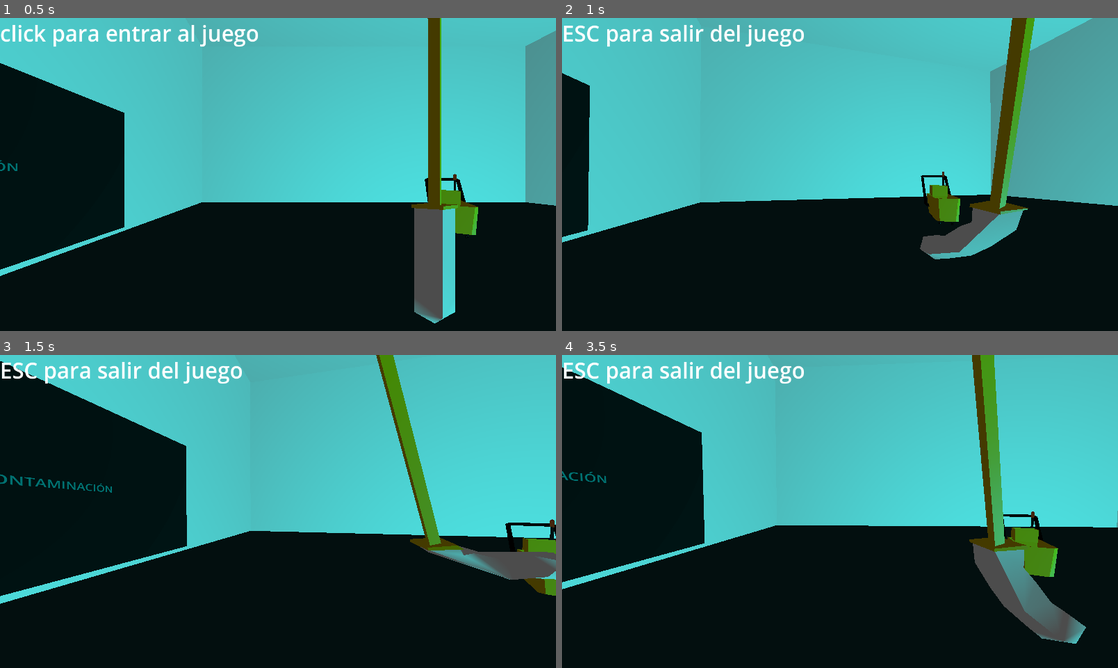
Above: before the commit, frames 1-4 (two rows, left to right).
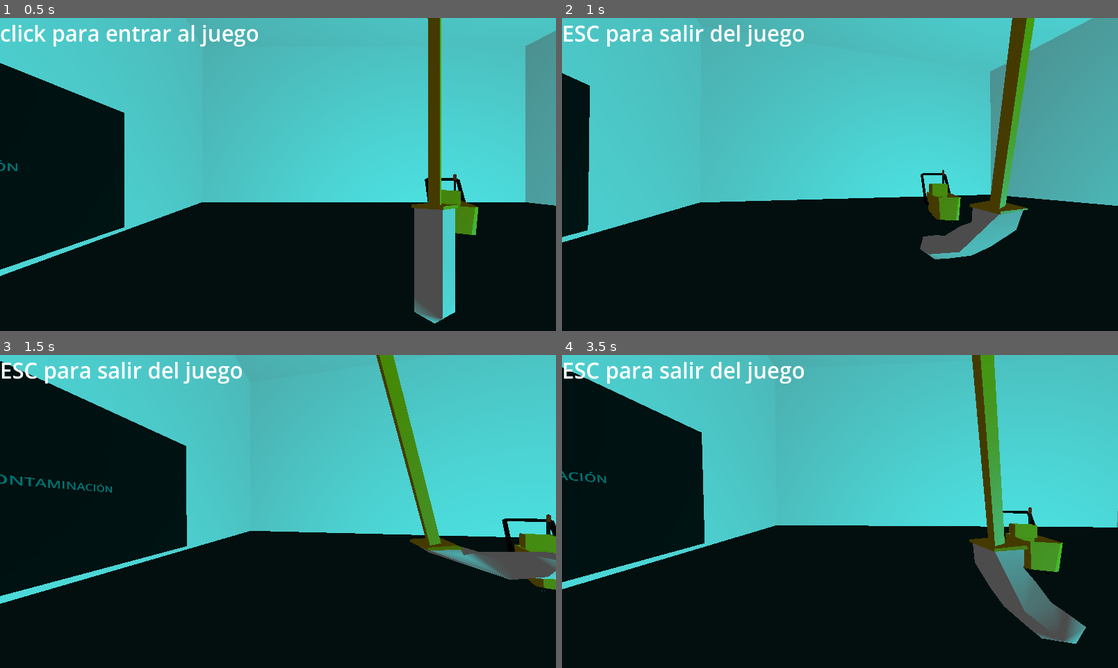
Above: after the commit, the same moments.

Repository: soetgdeznsgk/Nombre_Cherenkov
Game: Godot game, scene res://logic/scenes/levels/escenario.tscn
The game is run twice, just before and just after one commit, with the same random seed, the same clock (stepped at 60 frames per second) and the same inputs. The engine's default icon, where the game draws it, is replaced by a stand-in: a white triangle on a blue panel in a dark square.
Inputs (mouse positions are in pixels of both pictures, inside the frame that each line leads up to):
- Up to frame 1 (0.5 s): no input
- Up to frame 2 (1 s): tap Enter at 0.5 s; move the mouse to (867, 174) at 0.52 s; click (867, 174) at 0.67 s
- Up to frame 3 (1.5 s): move the mouse to (250, 511) at 1.27 s; click (250, 511) at 1.42 s
- Up to frame 4 (3.5 s): move the mouse to (851, 505) at 2.02 s; click (851, 505) at 2.17 s; tap Space at 2.75 s; move the mouse to (834, 517) at 2.77 s; click (834, 517) at 2.92 s

Frame 1 is identical in both runs. In frame 2, 0.1% of the frame differs, in the area x 64-72%, y 48-66%; in frame 3, 0.5%; in frame 4, 0.7%, in the area x 79-91%, y 48-71%.

Commit message:
limpio repo y codigo, fixes al nuevo balde

Diff:
--- a/logic/global_scripts/global_info.gd
+++ b/logic/global_scripts/global_info.gd
@@ -12,8 +12,9 @@
 
 # referencias jugador
 @onready var refPlayer : CharacterBody3D = get_tree().get_nodes_in_group("Jugador").front()
-@onready var refCamara : InteraccionesJugador = refPlayer.get_camera_ref()
+@onready var refCamara : InteraccionesJugador
 @onready var refTrapero : Mop = get_tree().get_nodes_in_group("Trapero").front()
+
 
 # info UI
 @onready var refUI : UI = get_tree().get_first_node_in_group("UI")
@@ -30,6 +31,8 @@
 func _ready() -> void:
 	add_child(timerInteractionBuffer)
 	timerInteractionBuffer.one_shot = true
+	await refPlayer.ready
+	refCamara = refPlayer.get_camera_ref()
 
 func _process(_delta: float) -> void:
 	playerPosition = refPlayer.position
@@ -64,3 +67,11 @@
 
 func start_interaction_buffer() -> void:
 	timerInteractionBuffer.start(NO_INTERACTION_TIME)
+
+func bucket_just_equipped() -> void:
+	refPlayer.realentizacion_balde = true
+	refCamara.interaction_raycast.enabled = false
+
+func bucket_just_unequipped() -> void:
+	refPlayer.realentizacion_balde = false
+	refCamara.interaction_raycast.enabled = true
--- a/logic/scenes/camarascript.gd
+++ b/logic/scenes/camarascript.gd
@@ -22,6 +22,7 @@
 
 @onready var interaction_raycast : RayCast3D = $RayCast3D
 @onready var bucket_remote_transform : RemoteTransform3D = $RemoteTransform3D_bucket
+var bucket_RT_dereferenced : bool = false
 var last_collision : Node
 
 func _ready():
@@ -49,6 +50,8 @@
 		time_locked += delta
 		look_at((global_position - pre_grab_camera_direction).lerp(focus_point, time_locked))
 		mop_reference.rotate_to_camera(Vector2.ZERO)
+
+
 
 
 	#region Codigo para los outlines para los interactuables (radioactivo)
--- a/logic/scenes/jugador.tscn
+++ b/logic/scenes/jugador.tscn
@@ -8,7 +8,7 @@
 script/source = "extends CharacterBody3D
 var direction : Vector3
 var gravity := 10
-
+var realentizacion_balde : bool = false
 enum playerStates {
 	Free,
 	Trapped,
@@ -58,7 +58,7 @@
 		moveSpeed += direction.cross($\".\".up_direction)
 	if (Input.is_action_pressed(\"MoveR\")):
 		moveSpeed += $\".\".up_direction.cross(direction)
-	velocity = moveSpeed.normalized() * 10
+	velocity = moveSpeed.normalized() * (10 - (realentizacion_balde as int * 3))
 	velocity.y -= gravity
 	move_and_slide()
 
--- a/logic/scenes/tools/bucket.gd
+++ b/logic/scenes/tools/bucket.gd
@@ -7,74 +7,92 @@
 var player_on_range : bool = false
 
 var in_hud : bool = false
+signal bucket_equipped
+signal bucket_unequipped
 var mop_reference : Mop
 var mop_stored : bool = false
 var bucket_ko : bool = false
 const tumbled_over_trigger : float = 0.2
+const VERTICAL_BUCKET_POSITION_LIMIT = 0.25
 
 @onready var lever_interaction_node : Area3D = $"Area3D Palanca"
 # nuevas variables
 var saturation := 0.0
 
+func _ready() -> void:
+	bucket_equipped.connect(GlobalInfo.bucket_just_equipped)
+	bucket_unequipped.connect(GlobalInfo.bucket_just_unequipped)
+	remote_transform_ref = GlobalInfo.refPlayer.camara_ref.bucket_remote_transform
+
 func _physics_process(_delta: float) -> void:
+	#print(engine_force)
 	if not in_hud:
 		#steering = get_rotation_needed_towards_player()
 		check_bucket_orientation() # A DIFERIR, no vale la pena hacerlo todos los frames, aunque es solo checar un bit, no debe ser fuente de lag
+
 		if engine_force > 1: # solución barata, funciona para frenar entonces lo considero terminado
 			engine_force /= 1.05
 
-		if global_position.distance_squared_to(GlobalInfo.playerPosition) < 40:
-			player_on_range = true
-			if Input.is_mouse_button_pressed(MOUSE_BUTTON_MIDDLE) and $grab_buffer.is_stopped():
-				$grab_buffer.start()
-				#anim_time += _delta
-				#lerp_towards_player(anim_time)
-
-				if remote_transform_ref == null:
-					remote_transform_ref = GlobalInfo.refPlayer.camara_ref.bucket_remote_transform
-				remote_transform_ref.remote_path = get_path()
-				freeze = true
-				$"CollisionShape3D Balde".disabled = true
-
-				in_hud = true
-
-		else:
-			player_on_range = false
-			anim_time = 0
+		if Input.is_mouse_button_pressed(MOUSE_BUTTON_MIDDLE) and $grab_buffer.is_stopped() and player_on_range:
+			#anim_time += _delta
+			#lerp_towards_player(anim_time)
+			alternate_on_player_hud()
 
 	else: # TODO refactorizar este codigo horrible
 		if Input.is_mouse_button_pressed(MOUSE_BUTTON_MIDDLE) and $grab_buffer.is_stopped():
-			if global_position.y > -0.5: # para que no se clipee en el piso
-				$grab_buffer.start()
-				remote_transform_ref.remote_path = ""
-				freeze = false
-				$"CollisionShape3D Balde".disabled = false
-				in_hud = false
+			alternate_on_player_hud()
+
+		global_position.x = remote_transform_ref.global_position.x
+		global_position.z = remote_transform_ref.global_position.z
+
+func get_rotation_needed_towards_player() -> float: # sin uso con la nueva implementación
+	var angle = transform.basis.x.signed_angle_to(GlobalInfo.playerPosition - position, Vector3.UP) # Frente del carrito
+	return angle
+
+func lerp_towards_player(time) -> void: # TODO arreglar para que no se vea epileptico // sin uso
+	rotate(Vector3.UP, lerpf(0, steering, time))
+
+#region interacciones con jugador y mundo
+
+func alternate_on_player_hud() -> void:
+	$grab_buffer.start()
+	if not in_hud:
+		#if remote_transform_ref == null:
+			#remote_transform_ref = GlobalInfo.refPlayer.camara_ref.bucket_remote_transform
+			#pass
+		#remote_transform_ref.remote_path = get_path()
+		freeze = true
+		$"CollisionShape3D Balde".disabled = true
+		bucket_equipped.emit()
+		in_hud = true
+		rotate_to_camera(0)
 
 
-func rotate_to_camera(horizontal_cam_delta : float):
+	elif global_position.y > -0.5: # para que no se clipee en el piso TODO limitar que no se pueda poner afuera de las paredes también
+		if remote_transform_ref != null:
+			remote_transform_ref.remote_path = ""
+		freeze = false
+		$"CollisionShape3D Balde".disabled = false
+		bucket_unequipped.emit()
+		in_hud = false
+
+
+func rotate_to_camera(horizontal_cam_delta : float) -> void:
 	if in_hud:
 		look_at_from_position(GeometricToolbox.y_offset_vector_to_0(global_position), GeometricToolbox.y_offset_vector_to_0(GlobalInfo.playerPosition))
 		#region Rotación del esqueleto
-		var inercia = Vector3.LEFT * horizontal_cam_delta
+		var inercia = (Vector3.LEFT * horizontal_cam_delta)
 		var centrifuga = Vector3.BACK * abs(horizontal_cam_delta) # TODO esto será afectado por si el balde tiene agua o no
 		# TODO también por la velocidad actual del vehículo
 
-
 		$steering.target_position = inercia + centrifuga
 		$z.target_position = Vector3.BACK
+
 		steering = Vector3.BACK.signed_angle_to(inercia + centrifuga, Vector3.UP)
-		engine_force = abs(horizontal_cam_delta) * 5
+		if abs(horizontal_cam_delta) > 15:
+			engine_force = abs(horizontal_cam_delta) * 5
 		#endregion
 
-func get_rotation_needed_towards_player() -> float:
-	var angle = transform.basis.x.signed_angle_to(GlobalInfo.playerPosition - position, Vector3.UP) # Frente del carrito
-	return angle
-
-func lerp_towards_player(time) -> void: # TODO arreglar para que no se vea epileptico
-	rotate(Vector3.UP, lerpf(0, steering, time))
-
-#region interacciones con jugador y mundo
 func enter_player_focus() -> void:
 	if not mop_stored:
 		mesh_reference.activate_outline()
--- a/logic/scenes/tools/bucket.tscn
+++ b/logic/scenes/tools/bucket.tscn
@@ -10,7 +10,7 @@
 size = Vector3(0.248413, 0.778442, 0.253662)
 
 [sub_resource type="BoxShape3D" id="BoxShape3D_32tyu"]
-size = Vector3(1.7281, 1.04769, 0.885254)
+size = Vector3(1.7281, 1.1854, 0.885254)
 
 [node name="bucket" type="VehicleBody3D" groups=["Baldes"]]
 center_of_mass_mode = 1
@@ -29,32 +29,32 @@
 [node name="TimerUnavailable" type="Timer" parent="Area3D Palanca"]
 
 [node name="CollisionShape3D Balde" type="CollisionShape3D" parent="."]
-transform = Transform3D(-4.37114e-08, 0, 1, 0, 1, 0, -1, 0, -4.37114e-08, -0.0572433, 0.66759, -0.0378418)
+transform = Transform3D(-4.37114e-08, 0, 1, 0, 1, 0, -1, 0, -4.37114e-08, -0.0572433, 0.598733, -0.0378418)
 shape = SubResource("BoxShape3D_32tyu")
 
 [node name="FrontD" type="VehicleWheel3D" parent="."]
-transform = Transform3D(0.295, 0, 0, 0, 0.295, 0, 0, 0, 0.295, 0.194, 0, -0.608)
+transform = Transform3D(0.295, 0, 0, 0, 0.295, 0, 0, 0, 0.295, 0.194, -0.15874, -0.608)
 brake = 100.0
 use_as_traction = true
 use_as_steering = true
 wheel_roll_influence = 1.0
 
 [node name="FrontL" type="VehicleWheel3D" parent="."]
-transform = Transform3D(0.295, 0, 0, 0, 0.295, 0, 0, 0, 0.295, -0.203, 0, -0.608)
+transform = Transform3D(0.295, 0, 0, 0, 0.295, 0, 0, 0, 0.295, -0.203, -0.159, -0.608)
 brake = 100.0
 use_as_traction = true
 use_as_steering = true
 wheel_roll_influence = 1.0
 
 [node name="BackL" type="VehicleWheel3D" parent="."]
-transform = Transform3D(0.295, 0, 0, 0, 0.295, 0, 0, 0, 0.295, -0.224, 0, 0.56)
+transform = Transform3D(0.295, 0, 0, 0, 0.295, 0, 0, 0, 0.295, -0.224, -0.159, 0.56)
 brake = 100.0
 use_as_traction = true
 use_as_steering = true
 wheel_roll_influence = 1.0
 
 [node name="BackD" type="VehicleWheel3D" parent="."]
-transform = Transform3D(0.295, 0, 0, 0, 0.295, 0, 0, 0, 0.295, 0.208, 0, 0.56)
+transform = Transform3D(0.295, 0, 0, 0, 0.295, 0, 0, 0, 0.295, 0.208, -0.159, 0.56)
 brake = 5.0
 use_as_traction = true
 use_as_steering = true
@@ -82,6 +82,13 @@
 collide_with_bodies = false
 debug_shape_thickness = 5
 
+[node name="inercia" type="RayCast3D" parent="."]
+transform = Transform3D(1, 0, 0, 0, 1, 0, 0, 0, 1, 0, 1.51114, 0)
+target_position = Vector3(0, 0, 1)
+collide_with_bodies = false
+debug_shape_custom_color = Color(92.973, 0, 0, 1)
+debug_shape_thickness = 5
+
 [node name="z" type="RayCast3D" parent="."]
 transform = Transform3D(1, 0, 0, 0, 1, 0, 0, 0, 1, 0, 1.83614, 0)
 target_position = Vector3(0, 0, 1)
Not shown, removed: modelos/psx_broom/license.txt
Binary file removed: modelos/psx_broom/scene.bin
Not shown, removed: modelos/psx_broom/scene.gltf
Not shown, removed: modelos/psx_broom/scene.gltf.import
Binary file removed: modelos/psx_broom/textures/Material.001_baseColor_deprecated.png
Not shown, removed: modelos/psx_broom/textures/Material.001_baseColor_deprecated.png.import
Binary file removed: modelos/psx_broom/textures/Material.002_baseColor.png
Not shown, removed: modelos/psx_broom/textures/Material.002_baseColor.png.import
